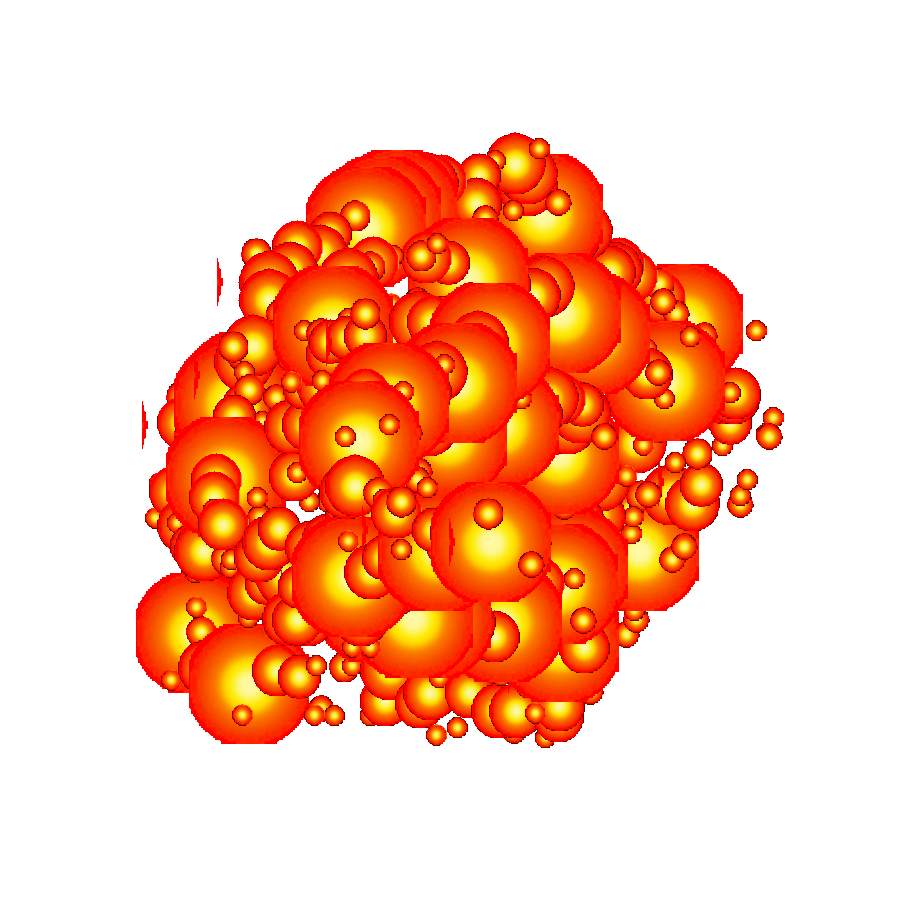
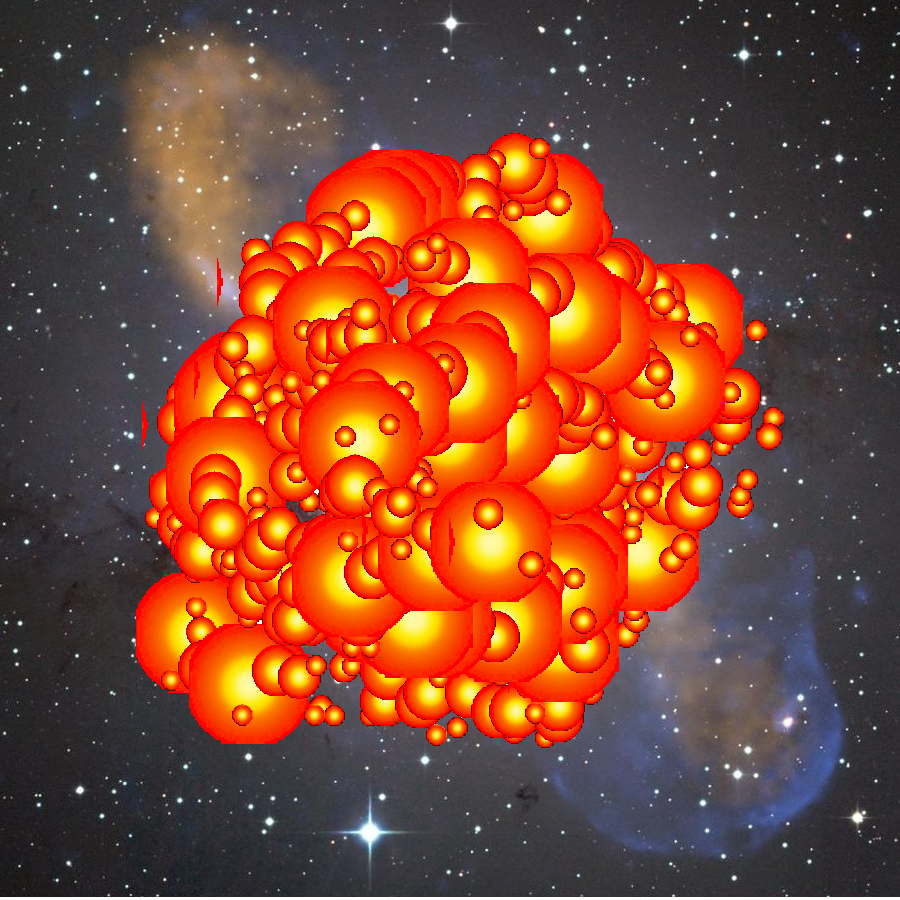
Comparing the layer stacks of the two 900 × 900 images. Changes:
added layer "dead ship background.png" over (0, 0, 900, 897)
